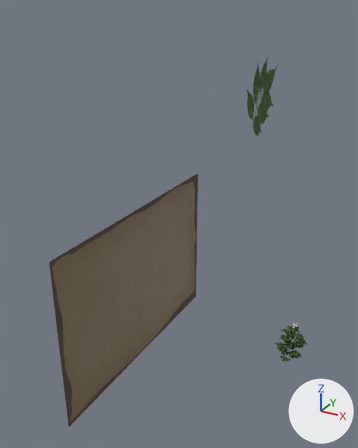
The Blender file igra/assets/rastline/smrdljivi bezeg/smrdljivi_bezeg_video.blend as it was, and as the next commit left it.
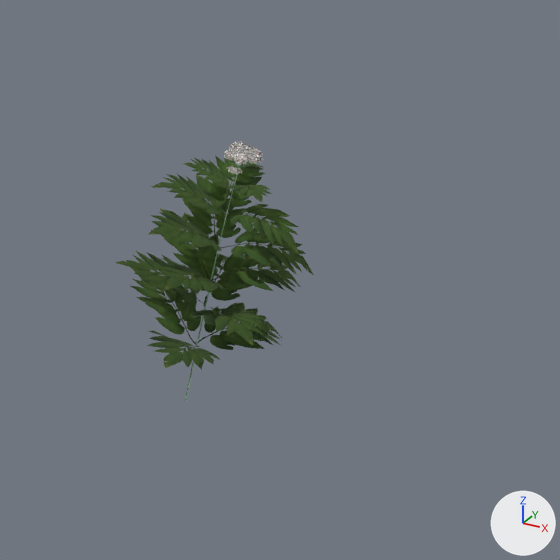
Each version appears first whole from a 50 mm lens placed at (1.214, -2.113, 1.682), pointed at (0.109, -0.103, 0.677), and next in a close-up on the part from 71% to 98% of the width and 67% to 88% of the height. Lighting does not change. The marker at lower right points along +X, +Y and +Z. The last two pictures show the newer version.

Objects in the first close-up: 'SMRDLIVI_BEZEG.005'.
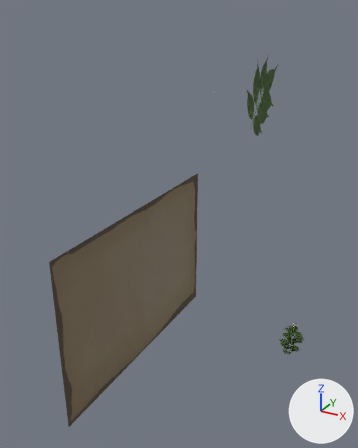
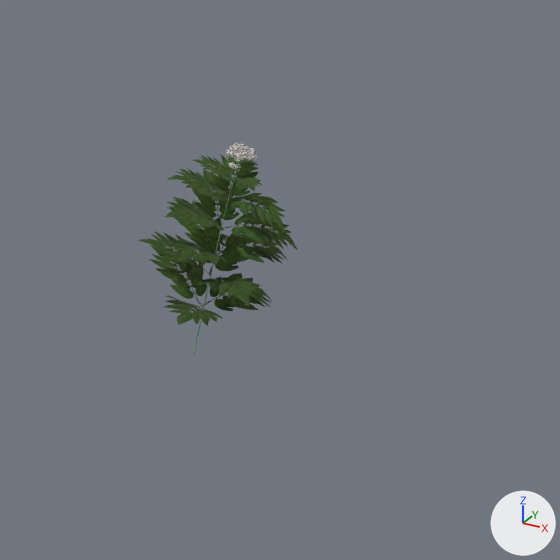
What the commit changed:
Mesh me_smrdljivibezeg_veja_017 is new.
It has 6958 vertices, 1964 faces and spans x -3.15..2.67, y -4.75..3.24, z -2.85..2.85.
Faces by material slot: [84, 232, 1343, 36, 269].
It uses material mat_smrdljivibezeg_veja_002 (picture img_smrdljivibezeg_veja_rumenkast_png_002).
It uses material mat_smrdljivibezeg_list_002 (picture img_smrdljivibezeg_list_png).
It uses material mat_smrdljivibezeg_cvet_002 (picture img_smrdljivibezeg_cvet_png_002).
It uses material mat_smrdljivibezeg_veja_003 (picture img_smrdljivibezeg_veja_rumenkast_png_002).
It uses material mat_smrdljivibezeg_cvet_003 (picture img_smrdljivibezeg_cvet_png_003).
Object 'SMRDLIVI_BEZEG.005' (ob_smrdlivi_bezeg_005) is deleted.
Object 'SMRDLIVI_BEZEG.018' (ob_smrdlivi_bezeg_018) is new; it shows me_smrdljivibezeg_veja_017.
Its location is (0.712, -0.005, 0.128).
Its rotation in degrees is (85, 0.6, 0).
Its scale is (0.0266, 0.0266, 0.0266).

Where the change shows, as pixel boxes (x1, y1, x2, y2) in the close-ups (560 x 560 px):
'SMRDLIVI_BEZEG.005', deleted (green)
    before: (116, 141, 314, 402)
    faces in mat_smrdljivibezeg_veja_002 (picture img_smrdljivibezeg_veja_rumenkast_png_002): (116, 156, 314, 370)
    faces in mat_smrdljivibezeg_cvet_002 (picture img_smrdljivibezeg_cvet_png_002): (224, 141, 263, 165)
    faces in mat_smrdljivibezeg_list_002 (picture img_smrdljivibezeg_list_png): (185, 162, 250, 402)
'SMRDLIVI_BEZEG.018', added (green)
    after: (138, 142, 298, 354)
    faces in mat_smrdljivibezeg_veja_002 (picture img_smrdljivibezeg_veja_rumenkast_png_002): (138, 154, 298, 326)
    faces in mat_smrdljivibezeg_cvet_002 (picture img_smrdljivibezeg_cvet_png_002): (226, 142, 257, 162)
    faces in mat_smrdljivibezeg_list_002 (picture img_smrdljivibezeg_list_png): (194, 159, 246, 354)
